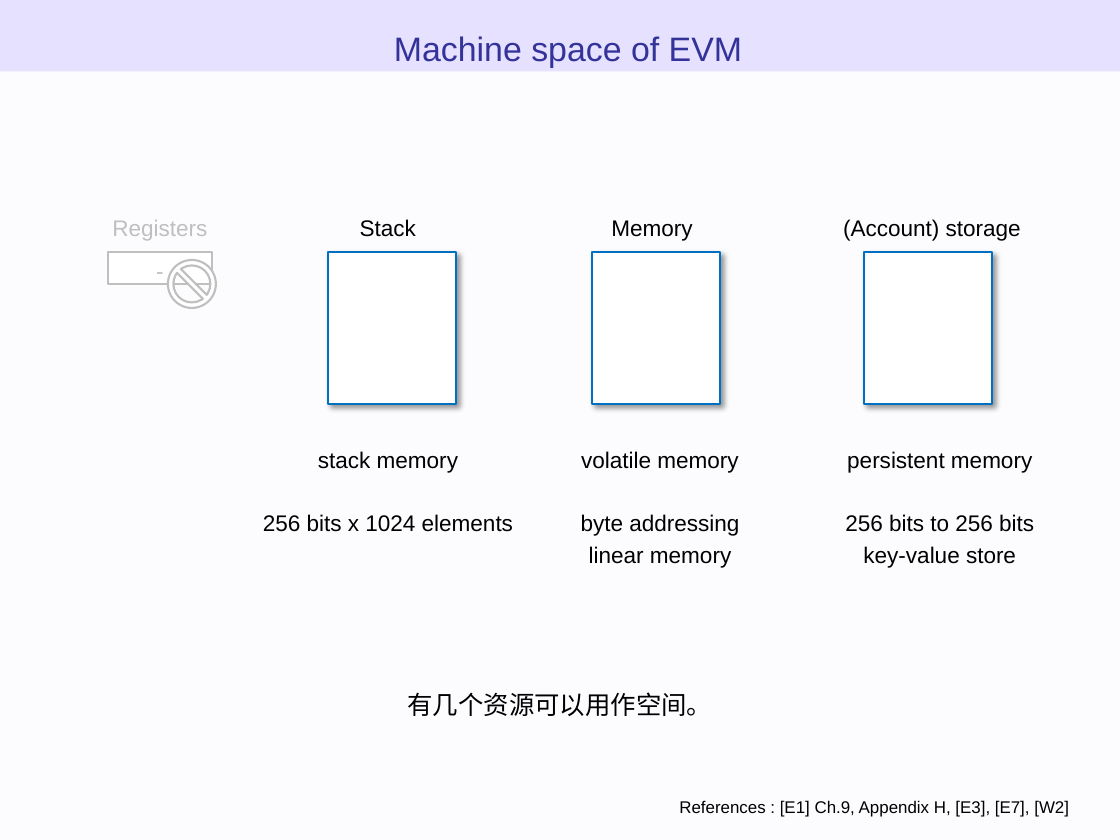
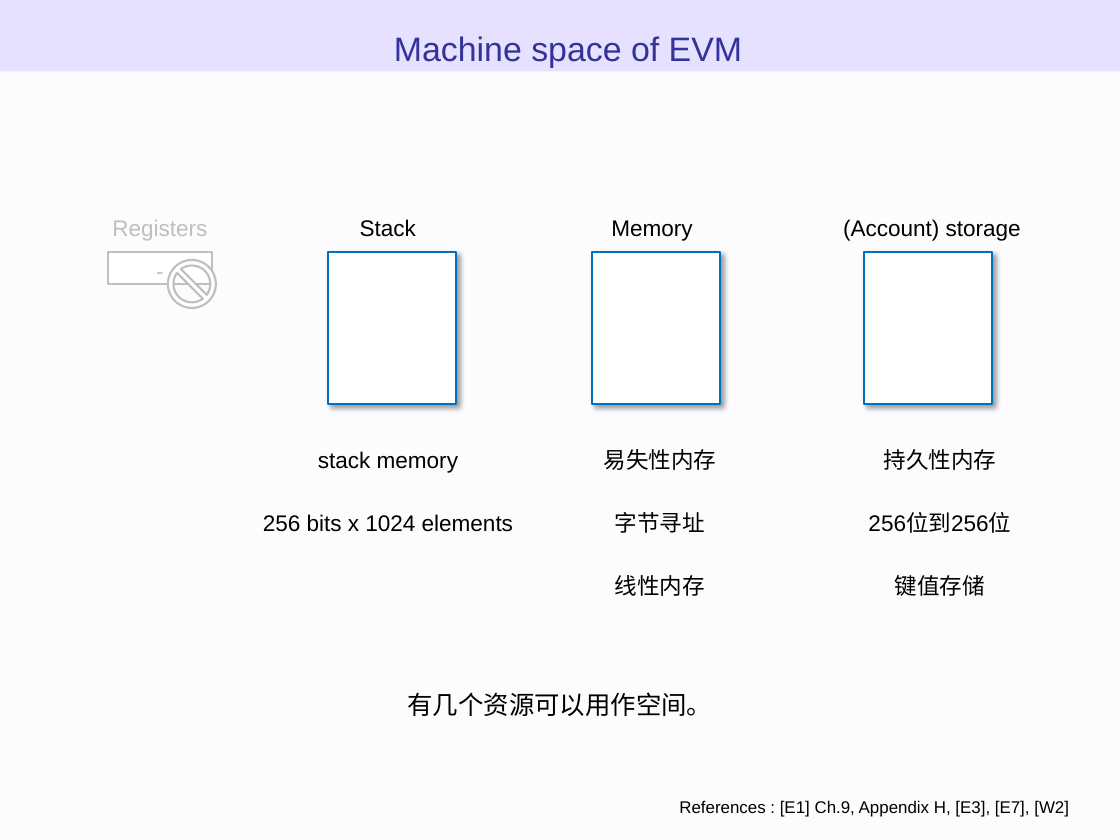
Before and after one commit to WTNO/Evm_Js_Learning, a slide deck: slide 49 of ethereum_evm_illustrated - 翻译.pptx. Drawn at 1120x840 pixels with LibreOffice and Linux fonts; fonts in the diff are those of the drawing. Boxes give left, top, right and bottom in pixels: in the first picture for what was removed or moved away, otherwise in the second. Text is boxed around its words. In the diff, an @@ line names an element or a change of style, - is before the commit and + after.

Commit message:
阅读ethereum_evm_illustrated - storage

```diff
--- a/ethereum_evm_illustrated - 翻译.pptx
+++ b/ethereum_evm_illustrated - 翻译.pptx
@@ text at (604, 449, 717, 596): text changed @@
-volatile memory
-byte addressing
-linear memory
+易失性内存
+字节寻址
+线性内存
@@ text at (868, 449, 1011, 596): text changed @@
-persistent memory
-256 bits to 256 bits
-key-value store
+持久性内存
+256位到256位
+键值存储
```
